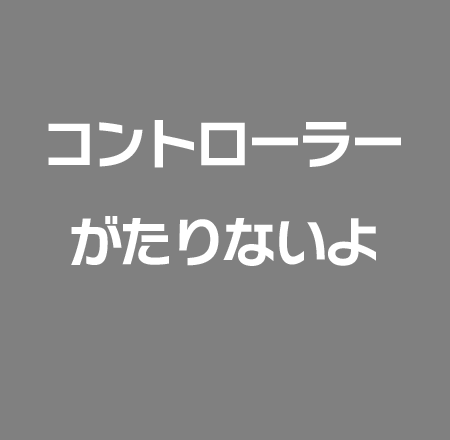
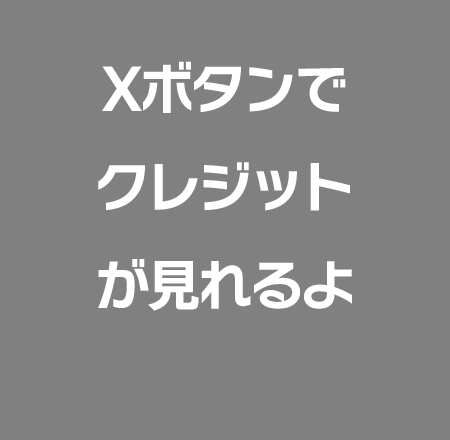
Revision of a layered 450×440 image; what changed, layer by layer:
added layer "Xボタンで クレジット が見れるよ" above "コントローラー がたりないよ" over (x1=98, y1=61, x2=352, y2=311)
hid "コントローラー がたりないよ", painted on it over (x1=48, y1=120, x2=401, y2=266)
